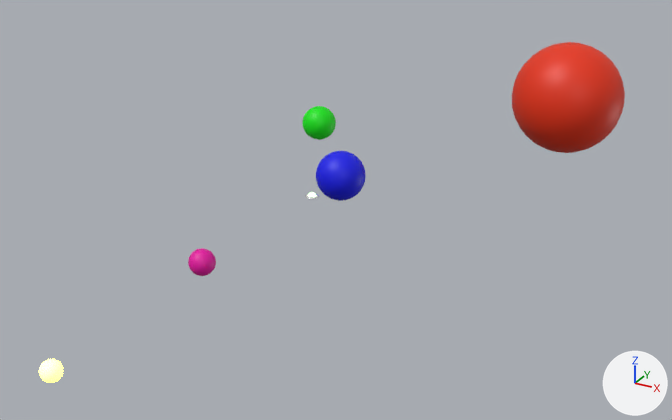
The Blender file Space Scene Starter.blend, before and after one commit.
Before and after are seen from a 50 mm lens placed at (16.6, -28.3, 13.7), pointed at (0.1, 1.7, -1.2). The lights are fixed; the arrows at lower right show +X, +Y and +Z. The first picture is the older version.

The first picture shows 'Planet1', 'Planet2', 'Planet3', 'Planet4' and 2 more.
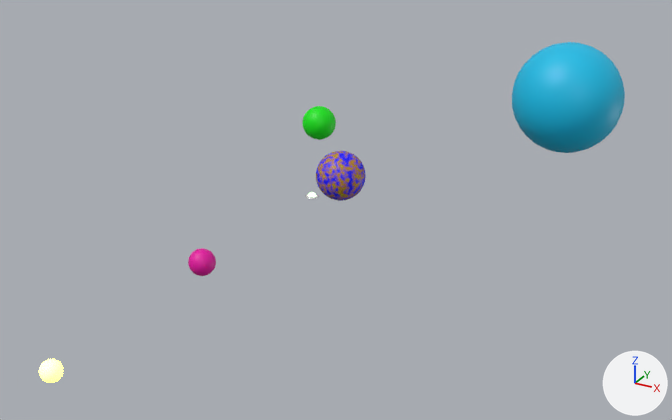
Commit message: Auto-save Space Scene Starter.blend from Blender

The change, as a diff of the scene's bpy script:
```diff
--- a/Space Scene Starter.blend.py
+++ b/Space Scene Starter.blend.py
@@ mat_material @@
 n0 = _N.new('ShaderNodeBsdfPrincipled'); n0.name = 'Principled BSDF'
-n0.inputs[0].default_value = (0.0, 0.00284, 0.8, 1.0)  # 'Base Color', blue #0009e7
 n1 = _N.new('ShaderNodeOutputMaterial'); n1.name = 'Material Output'
+n2 = _N.new('ShaderNodeTexNoise'); n2.name = 'Noise Texture'
+n2.inputs[2].default_value = 8.6  # 'Scale'
+n2.inputs[3].default_value = 15.0  # 'Detail'
+n3 = _N.new('ShaderNodeValToRGB'); n3.name = 'Color Ramp'
+while len(n3.color_ramp.elements) > 1: n3.color_ramp.elements.remove(n3.color_ramp.elements[-1])
+n3.color_ramp.elements[0].position = 0.441; n3.color_ramp.elements[0].color = (0.00304, 0.0, 1.0, 1.0)
+_e = n3.color_ramp.elements.new(0.573); _e.color = (0.5, 0.215, 0.0, 1.0)
+_e = n3.color_ramp.elements.new(1.0); _e.color = (0.0143, 1.0, 0.0, 1.0)
 _L.new(n0.outputs[0], n1.inputs[0])  # 'BSDF' to 'Surface'
+_L.new(n3.outputs[0], n0.inputs[0])  # 'Color' to 'Base Color'
+_L.new(n2.outputs[1], n3.inputs[0])  # 'Color' to 'Factor'
@@ mat_material_001 @@
 mat_material_001 = principled_material('Material.001')
-mat_material_001.base_color = (0.8, 0.0281, 0.0)  # orange #e72f00
+mat_material_001.base_color = (0.0, 0.511, 0.8)  # cyan #00bde7
```

Pixel boxes (x1, y1, x2, y2) of what changed, in the pictures (672 x 420 px):
'Planet4', recoloured (lighter)
    both: (512, 42, 625, 153)
'Planet2', surface changed
    both: (316, 151, 366, 201)
